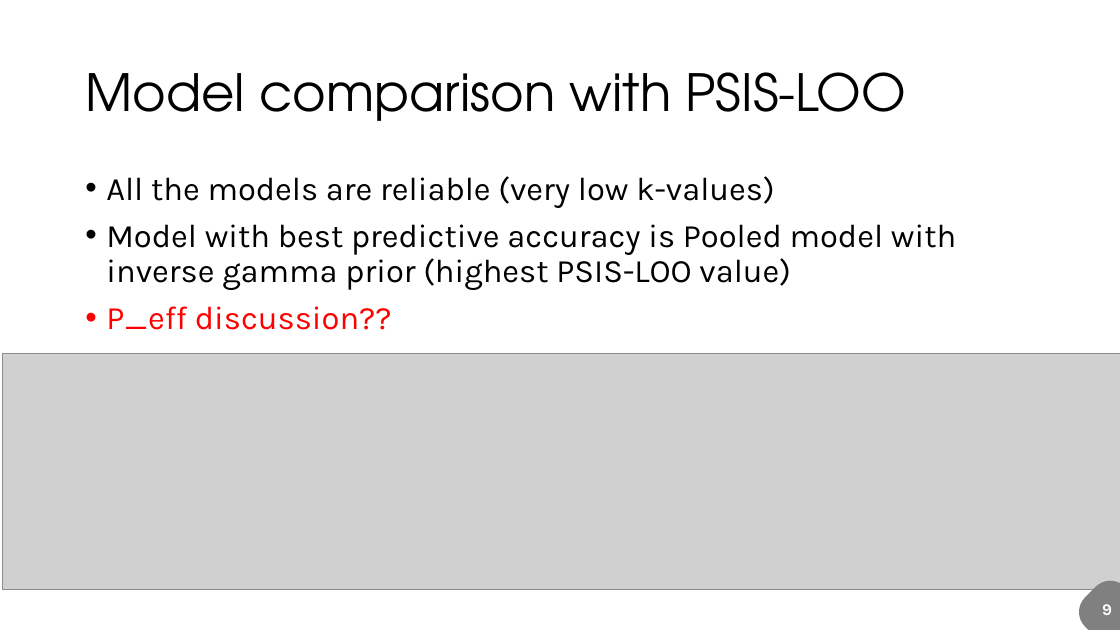
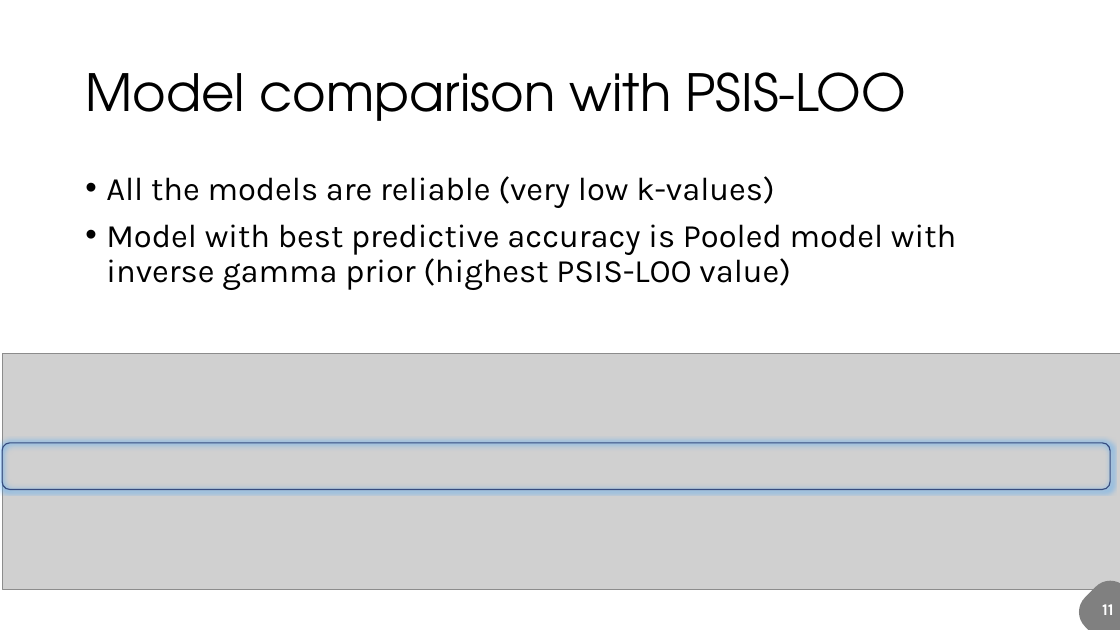
Before and after one commit to fuksi/bda_project_2018, a slide deck: slide 12 of BWF_presentation.pptx (slide 10 before the commit). Drawn at 1120x630 pixels with LibreOffice and Linux fonts; fonts in the diff are those of the drawing; grey boxes stand for pictures. Boxes give left, top, right and bottom in pixels: in the first picture for what was removed or moved away, otherwise in the second. Text is boxed around its words. In the diff, an @@ line names an element or a change of style, - is before the commit and + after.

```diff
--- a/BWF_presentation.pptx
+++ b/BWF_presentation.pptx
@@ text at (106, 306, 392, 330): paragraph removed @@
-• P_eff discussion??
@@ rounded rectangle added at (2, 443, 1110, 490), outline #374B7F 1 pt @@
@@ text at (1102, 604, 1114, 615): text changed @@
-9
+11
```
Also in this commit, not shown: 11 other slides changed, 2 slides added, 1 other file.
